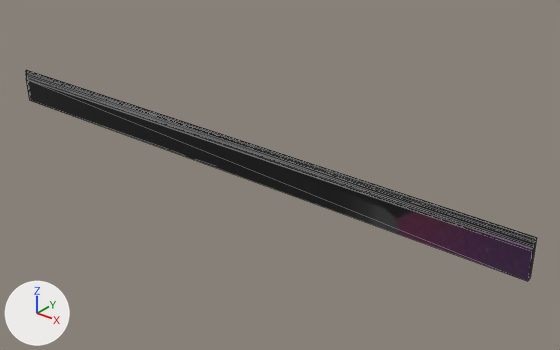
An edit to the glTF model src/assets/glb/laboratory/baseboard_right.glb, drawn before and after from the same camera.
Before and after are seen from a camera (50 mm lens) standing at (40.7, -6.0, 16.8) and looking at (18.7, 21.5, -0.2). Lighting does not change. The marker at lower left points along +X, +Y and +Z. Mesh edges are drawn as thin lines. Where no turn or scale is listed for an object, it has been applied to the vertices. Vertices at the same position are counted once.

Before the edit, the objects in view are built like this:
```python
me_baseboard_right = bpy.data.meshes.new('baseboard_right')
me_baseboard_right.from_pydata(...)  # 22 vertices, 40 faces; spans x 0.0..32.4, y -0.3..0.0, z 0.0..1.8
me_baseboard_right.materials.append(mat_baseboard_right)  # picture img_baseboard_right_baking
ob_baseboard_right = bpy.data.objects.new('baseboard_right', me_baseboard_right)
ob_baseboard_right.location = (0.0, 20.0, 0.0)
```
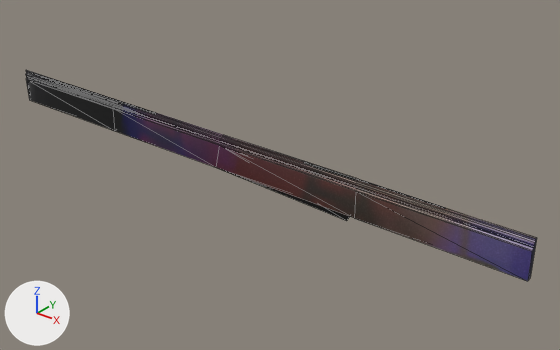
Boxes (x1, y1, x2, y2) around the edits, measured in the pictures (560 x 350 px):
```json
{"part": 1, "of": "me_baseboard_right", "change": "built on", "before": [26, 70, 536, 281], "after": [26, 70, 536, 281]}
{"part": 2, "of": "me_baseboard_right", "change": "surface changed", "before": [528, 238, 537, 280], "after": [528, 238, 537, 280]}
```

Edits to the scene script, one JSON object a line:
```json
{"block": "me_baseboard_right", "where": "# used by ob_baseboard_right; location = (0.0, 20.0, 0.0)"}
{"op": "remove", "block": "me_baseboard_right", "code": "me_baseboard_right.from_pydata(...)  # 22 vertices, 40 faces; spans x 0.0..32.4, y -0.3..0.0, z 0.0..1.8"}
{"op": "add", "block": "me_baseboard_right", "code": "me_baseboard_right.from_pydata(...)  # 78 vertices, 152 faces; spans x 0.0..32.4, y -0.3..0.4, z -0.5..1.8"}
{"block": "me_baseboard_right", "change": "me_baseboard_right part 1"}
{"block": "me_baseboard_right", "change": "27 faces are deleted"}
{"block": "me_baseboard_right", "change": "17 vertices are added at x 8.3..24.5, y -0.3..0.4, z -0.5..1.8"}
{"block": "me_baseboard_right", "change": "9 new vertices lie (8.1, 0.0, 0.0) away from vertices in x 0.0..0.2, y -0.2..0.0, z 0.0..1.8"}
{"block": "me_baseboard_right", "change": "8 new vertices lie (-8.1, 0.0, 0.0) away from vertices in x 32.4, y -0.2..0.0, z 0.0..1.8"}
{"block": "me_baseboard_right", "change": "11 new vertices lie (-8.0, 0.0, 0.0) away from vertices in x 24.3..32.4, y -0.3..0.0, z 0.0..1.8"}
{"block": "me_baseboard_right", "change": "5 new vertices lie (-8.1, 0.0, 0.0) away from vertices in x 16.3..24.4, y -0.3..-0.2, z 1.3..1.7"}
{"block": "me_baseboard_right", "change": "6 new vertices lie (8.1, 0.4, -0.7) away from vertices in x 16.3, y -0.2, z 1.5..1.7"}
{"block": "me_baseboard_right", "change": "139 new faces join them"}
{"block": "me_baseboard_right", "change": "me_baseboard_right part 2: 14 kept faces spanning x 0.0..32.4, y -0.3..0.0, z 0.0..1.8 get new texture (UV) coordinates"}
```
